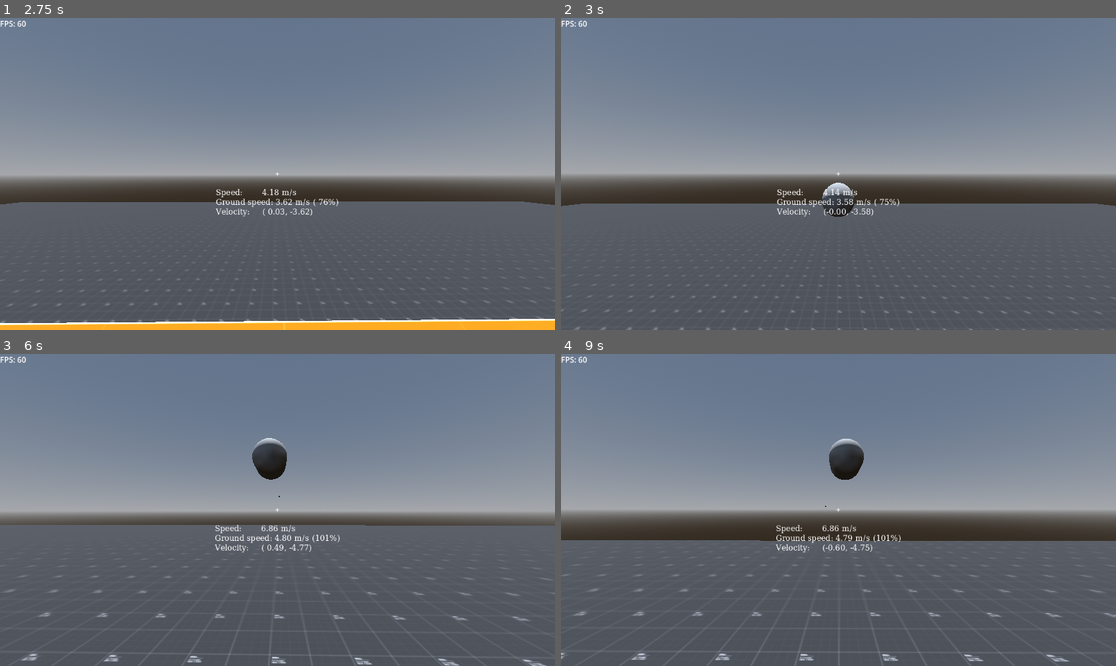
Above: before the commit, frames 1-4 (two rows, left to right).
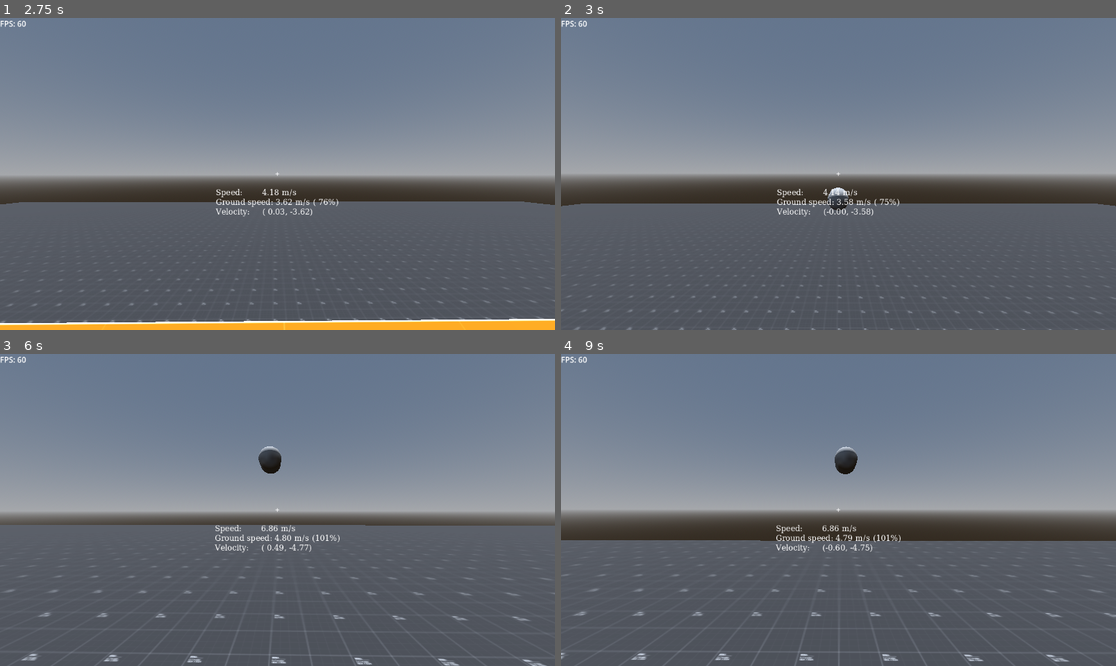
Above: after the commit, the same moments.

Repository: ericljiang/godot-testing
Game: Godot game, scene res://scene.tscn
Same seed, same stepped clock (60 frames per second), same inputs: the game is played once before the commit and once after it.
Inputs (mouse positions are in pixels of both pictures, inside the frame that each line leads up to):
- Up to frame 1 (2.75 s): tap Enter at 0.5 s; move the mouse to (305, 174) at 0.52 s; hold W (move_forward) from 0.53 s (still down); tap Ctrl (crouch) at 0.6, 1.55, 2.1 s; tap Space (jump) at 0.77, 0.8, 1.07, 1.35, 1.52, 1.82, 2.3 s; move the mouse to (249, 174) at 1.27 s; move the mouse to (288, 167) at 2.02 s
- Up to frame 2 (3 s): keep holding W (move_forward); move the mouse to (832, 180) at 2.77 s; click (832, 180) at 2.85 s
- Up to frame 3 (6 s): tap Space (jump) at 3.02, 3.32, 3.77, 3.8, 4.07, 4.35, 4.52, 4.82, 5.3 s; tap Ctrl (crouch) at 3.05, 3.6, 4.55, 5.1 s; move the mouse to (316, 513) at 3.52 s; move the mouse to (233, 506) at 4.27 s; move the mouse to (283, 510) at 5.02 s; move the mouse to (255, 503) at 5.77 s; release W (move_forward) at 5.78 s; hold D (move_right) from 5.78 s (still down); click (255, 503) at 5.85 s
- Up to frame 4 (9 s): tap Space (jump) at 6.02, 6.32, 6.77, 6.8, 7.07, 7.35, 7.52, 7.82, 8.3 s; tap Ctrl (crouch) at 6.05, 6.6, 7.55, 8.1 s; move the mouse to (866, 510) at 6.52 s; release D (move_right) at 6.53 s; hold W (move_forward) 6.53-8.78 s; move the mouse to (810, 510) at 7.27 s; move the mouse to (849, 503) at 8.02 s; move the mouse to (832, 516) at 8.77 s; hold A (move_left) from 8.78 s (still down); click (832, 516) at 8.85 s

Frame 1 is identical in both runs. In frame 2, 0.3% of the frame differs, in the area x 47-53%, y 52-64%; in frame 3, 0.4%, in the area x 45-52%, y 26-46%; in frame 4, 0.4%.

Commit message:
Rocket jumping tweaks

Diff:
--- a/player.gd
+++ b/player.gd
@@ -3,6 +3,7 @@
 
 @export_group("Nodes")
 @export var head: Node3D
+@export var collision_shape: CollisionShape3D
 @export var weapon: Weapon
 
 @export_group("Settings")
@@ -47,6 +48,7 @@
 
 func _ready() -> void:
 	assert(head != null, "ERROR: `head` not assigned a node value.");
+	assert(collision_shape != null)
 	Input.set_use_accumulated_input(false)
 	Input.set_mouse_mode(Input.MOUSE_MODE_CAPTURED)
 
--- a/rocket.gd
+++ b/rocket.gd
@@ -1,6 +1,7 @@
 extends CharacterBody3D
 
 const ROCKET_SPEED = 1100 * Constants.HU_TO_M
+const KNOCKBACK = 5
 
 @export var splash_area: Area3D
 
@@ -11,12 +12,26 @@
 func _physics_process(delta: float) -> void:
 	var collision := move_and_collide(velocity * delta)
 	if collision:
-		print("I collided with ", collision.get_collider())
+		queue_free()
 		for body in splash_area.get_overlapping_bodies():
 			if (body is Player):
 				var player: Player = body
-				var rocket_to_player_vector := player.global_position - self.global_position
-				var knockback_direction := rocket_to_player_vector.normalized()
-				var distance := rocket_to_player_vector.length()
-				player.velocity += 5 * knockback_direction / distance
+				# TODO: consider further refinements to match TF2
+				# - At time of explosion, move the rocket 1 Hammer unit away
+				#   from the colliding surface and 10 Hammer units down. Use
+				#   this new position as the origin of the explosion
+				# - Increase knockback force when crouching
+				# - Increase knockback force when in the air
+				# - Mimic TF2's damage/knockback falloff calculation
+				# - Lower knockback force for enemies, 0 knockback for allies
+				# https://www.reddit.com/r/truetf2/comments/ogqho6/comment/h4ls374/
+				# http://archive.today/2026.03.13-054427/https://www.reddit.com/r/truetf2/comments/ogqho6/how_does_rocket_jumping_work_from_a_technical/h4ls374/
+				var player_center := player.collision_shape.global_position
+				var knockback_direction := self.global_position.direction_to(player_center)
+				var distance := self.global_position.distance_to(player_center)
+				var splash_area_radius := splash_area.scale.x / 2.0
+				player.velocity += KNOCKBACK * knockback_direction * (splash_area_radius - distance)
+	elif self.global_position.distance_to(Vector3.ZERO) > 100:
+		# Delete rocket if it gets too far away (prevent rockets fired into the
+		# air from going forever)
 		queue_free()
--- a/rocket.tscn
+++ b/rocket.tscn
@@ -14,15 +14,15 @@
 splash_area = NodePath("Area3D")
 
 [node name="MeshInstance3D" type="MeshInstance3D" parent="." unique_id=1893656798]
-transform = Transform3D(0.3, 0, 0, 0, -1.3113417e-08, 0.3, 0, -0.3, -1.3113417e-08, 0, 0, 0)
+transform = Transform3D(0.2, 0, 0, 0, -8.742278e-09, 0.2, 0, -0.2, -8.742278e-09, 0, 0, 0)
 mesh = SubResource("CapsuleMesh_ww0uh")
 
 [node name="CollisionShape3D" type="CollisionShape3D" parent="." unique_id=395249432]
-transform = Transform3D(0.3, 0, 0, 0, -1.3113417e-08, 0.3, 0, -0.3, -1.3113417e-08, 0, 0, 0)
+transform = Transform3D(0.2, 0, 0, 0, -8.742278e-09, 0.2, 0, -0.2, -8.742278e-09, 0, 0, 0)
 shape = SubResource("CapsuleShape3D_fj03e")
 
 [node name="Area3D" type="Area3D" parent="." unique_id=1656403318]
+transform = Transform3D(5, 0, 0, 0, 5, 0, 0, 0, 5, 0, 0, 0)
 
 [node name="CollisionShape3D" type="CollisionShape3D" parent="Area3D" unique_id=32274773]
-transform = Transform3D(4, 0, 0, 0, 4, 0, 0, 0, 4, 0, 0, 0)
 shape = SubResource("SphereShape3D_fj03e")
--- a/scene.tscn
+++ b/scene.tscn
@@ -140,10 +140,11 @@
 transform = Transform3D(0.53008884, -0.84666574, -0.046508454, -0.35300598, -0.27021822, 0.89575046, -0.7709687, -0.45840958, -0.4421177, 2.2469366, 8.18891, -5.086196)
 shadow_enabled = true
 
-[node name="Player" type="CharacterBody3D" parent="." unique_id=83115313 node_paths=PackedStringArray("head", "weapon")]
+[node name="Player" type="CharacterBody3D" parent="." unique_id=83115313 node_paths=PackedStringArray("head", "collision_shape", "weapon")]
 floor_max_angle = 0.7679449
 script = ExtResource("1_ulcgi")
 head = NodePath("Head")
+collision_shape = NodePath("CollisionShape3D")
 weapon = NodePath("RocketLauncher")
 mouse_sensitivity = 0.98
 
